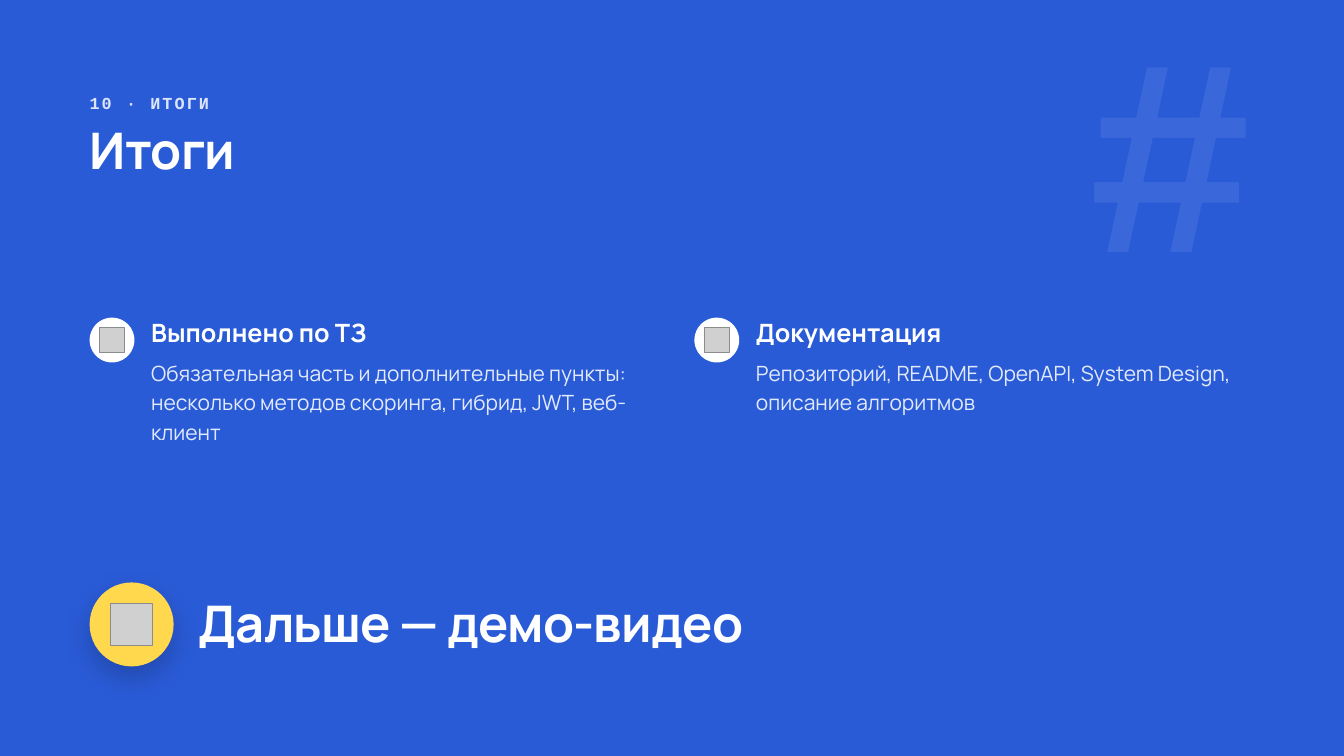
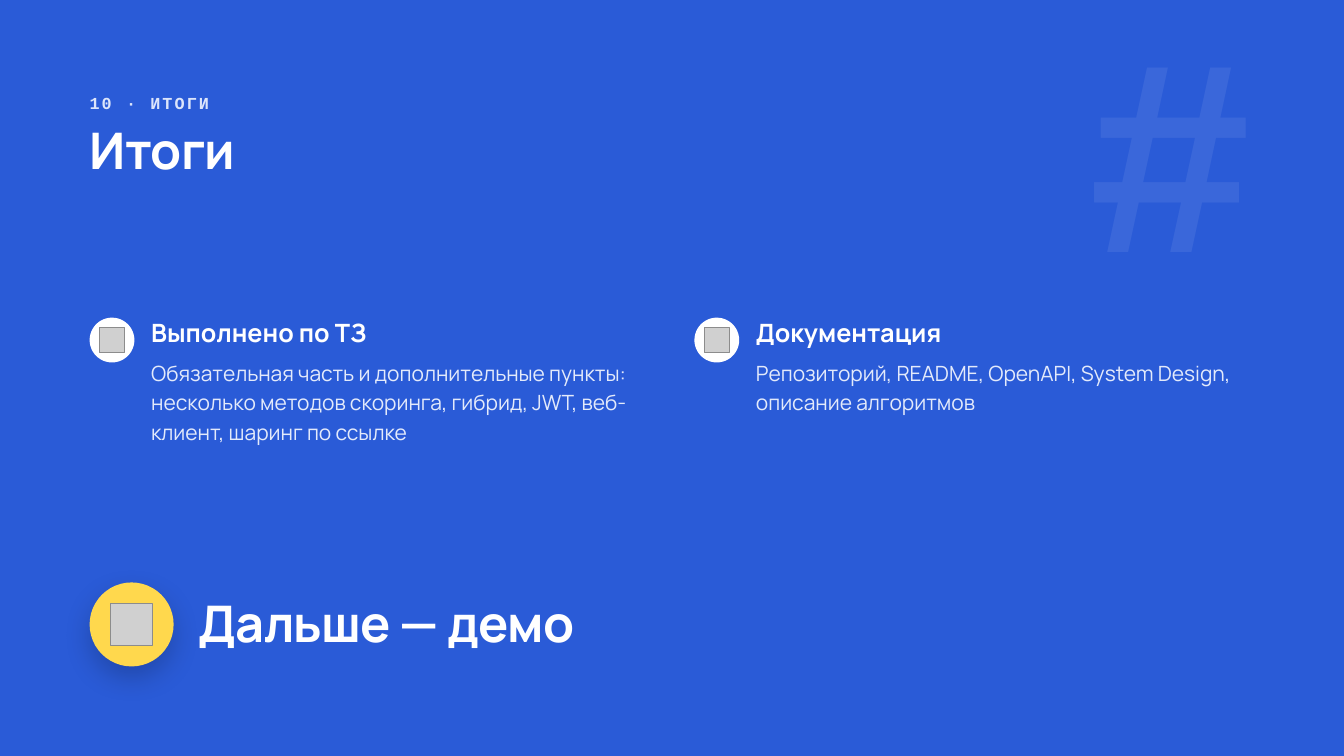
Before and after one commit to AlSovg/data-wiki, a slide deck: slide 10 of Data Wiki.pptx. Drawn at 1344x756 pixels with LibreOffice and Linux fonts; fonts in the diff are those of the drawing; grey boxes stand for pictures. Boxes give left, top, right and bottom in pixels: in the first picture for what was removed or moved away, otherwise in the second. Text is boxed around its words. In the diff, an @@ line names an element or a change of style, - is before the commit and + after.

```diff
--- a/Data Wiki.pptx
+++ b/Data Wiki.pptx
@@ text at [151, 365, 627, 445]: text changed @@
-Обязательная часть и дополнительные пункты: несколько методов скоринга, гибрид, JWT, веб-клиент
+Обязательная часть и дополнительные пункты: несколько методов скоринга, гибрид, JWT, веб-клиент, шаринг по ссылке
@@ text at [199, 605, 574, 648]: text changed @@
-Дальше — демо-видео
+Дальше — демо
```
Also in this commit, not shown: 2 other slides changed.
